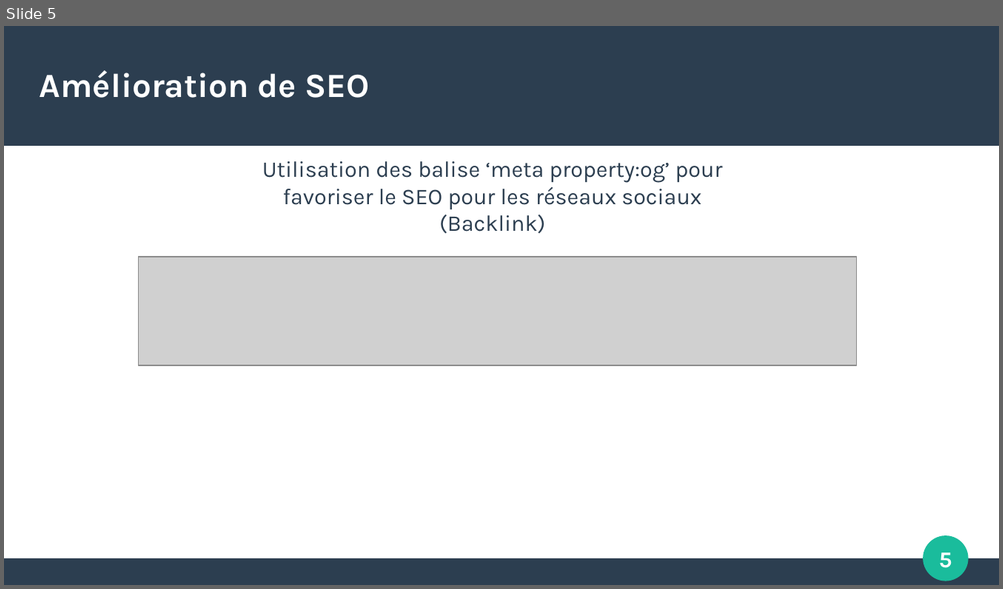
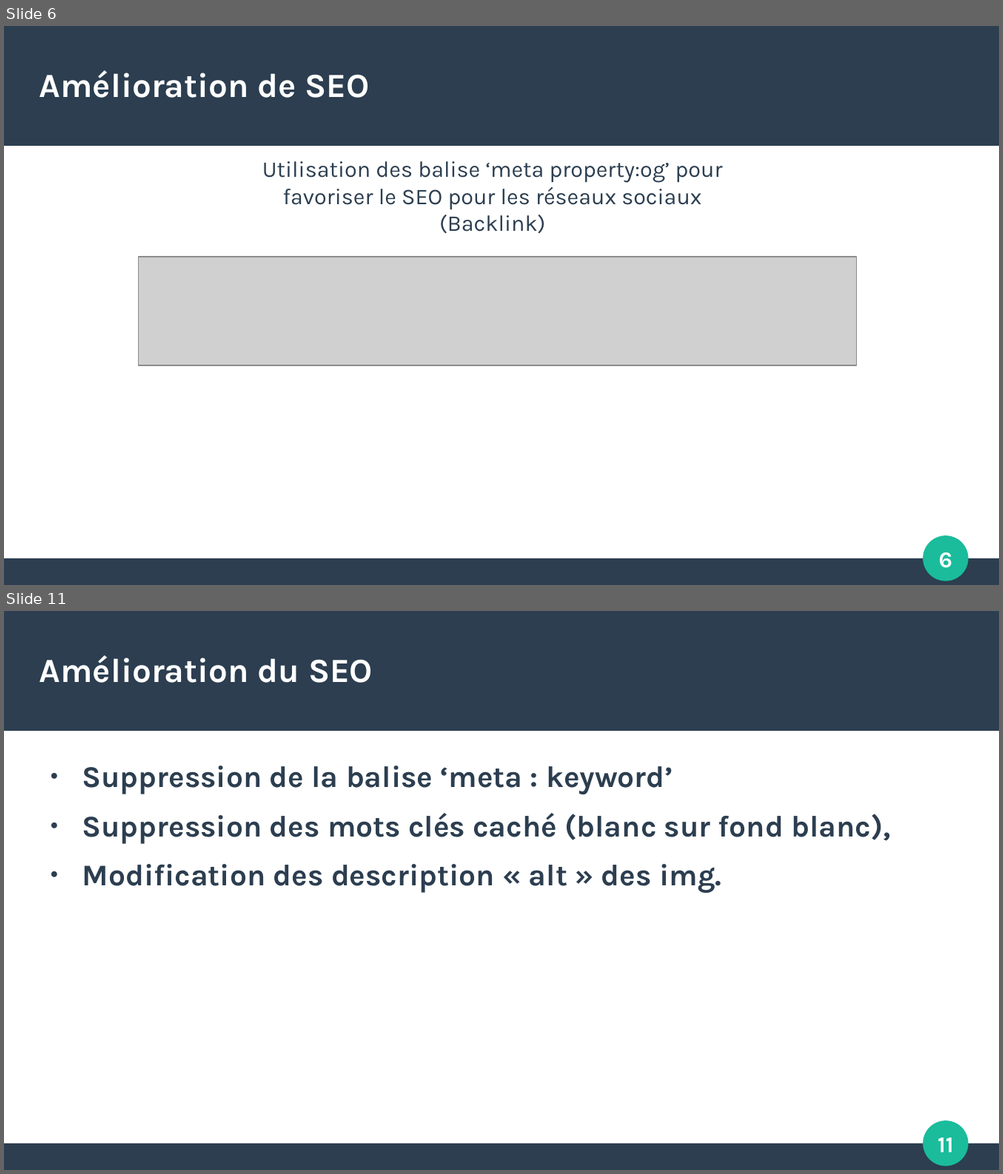
Before and after one commit to pigloo63/Projet4OPC, a slide deck: Docs/Rapport d'optimisation.odp. Shown one above the other, each under a label of ours: slide 5 before the commit, slides 6 and 11 after it; the slides between them are not shown. The pictures are 1003x589 and 1003x1174 pixels, drawn with LibreOffice and Linux fonts; fonts in the diff are those of the drawing; grey boxes stand for pictures. Boxes give left, top, right and bottom in pixels: in the first picture for what was removed or moved away, otherwise in the second. Text is boxed around its words. In the diff, an @@ line names an element or a change of style, - is before the commit and + after.

Commit message:
Modification de la visibilité des description photo et contact

```diff
--- a/Docs/Rapport d'optimisation.odp
+++ b/Docs/Rapport d'optimisation.odp
@@ slide 11 added at bbox=[4, 611, 999, 1170], background #FFFFFF; not listed: 4 template elements that a slide beside it also shows @@
@@ title added at bbox=[40, 655, 373, 683], 27 pt, text #FFFFFF, bold @@
+Amélioration du SEO
@@ text added at bbox=[82, 766, 890, 893], 24 pt, text #2C3E50, bold @@
+● Suppression de la balise ‘meta : keyword’
+● Suppression des mots clés caché (blanc sur fond blanc),
+● Modification des description « alt » des img.
@@ what was slide 5 is now slide 6 @@
@@ page number at bbox=[939, 553, 953, 568]: text changed @@
-5
+6
```
Also in this commit, not shown: 6 slides changed, 8 other slides added, 8 slides removed, 5 other files.
